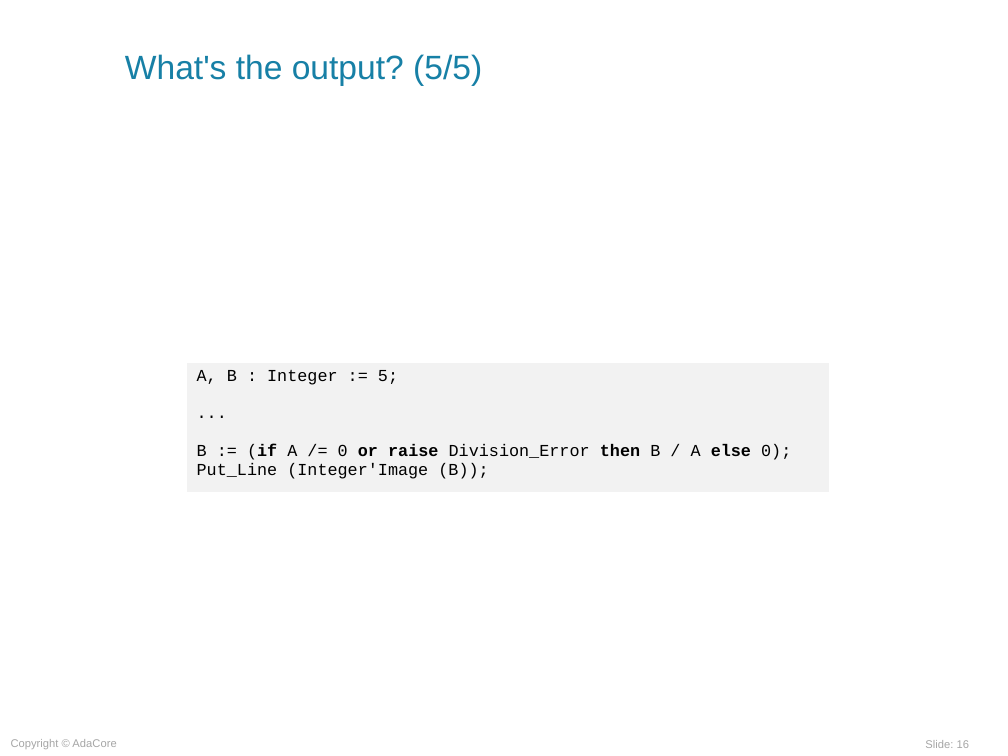
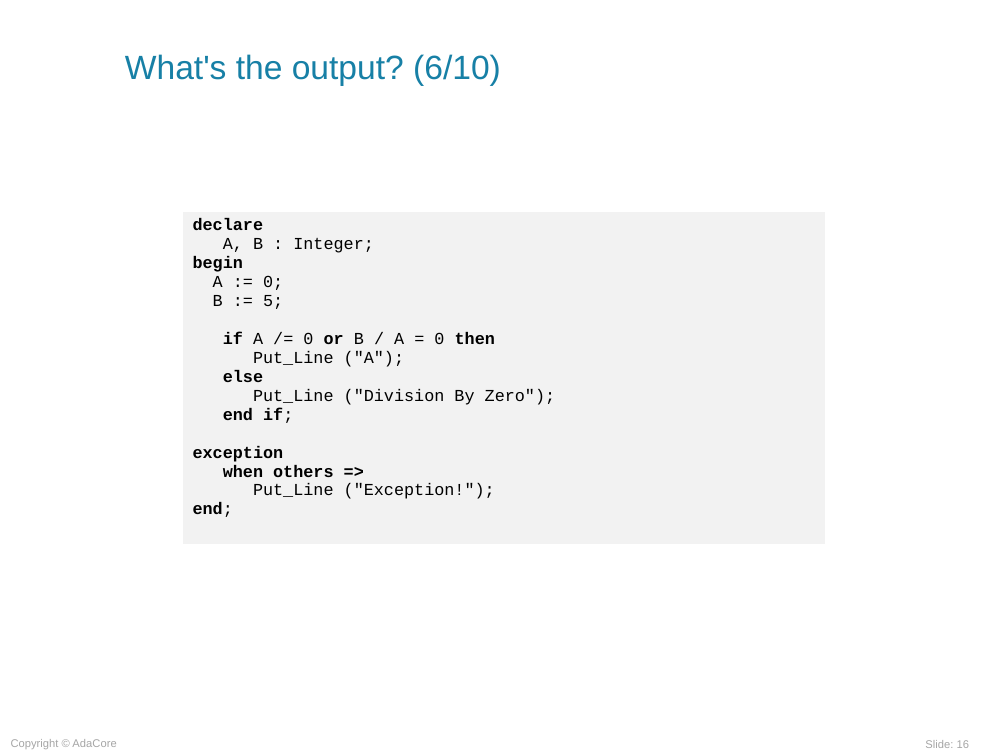
Before and after one commit to AdaCoreU/Courses, a slide deck: slide 16 of lectures/03_Programming_in_the_Large/01_Exceptions/Exceptions.ppt. Drawn at 1008x756 pixels with LibreOffice and Linux fonts; fonts in the diff are those of the drawing; background and template pictures are left out. Boxes give left, top, right and bottom in pixels: in the first picture for what was removed or moved away, otherwise in the second. Text is boxed around its words. In the diff, an @@ line names an element or a change of style, - is before the commit and + after.

Commit message:
further progress in the exception lesson

```diff
--- a/lectures/03_Programming_in_the_Large/01_Exceptions/Exceptions.ppt
+++ b/lectures/03_Programming_in_the_Large/01_Exceptions/Exceptions.ppt
@@ title at [125,54,501,86]: text changed @@
-What's the output? (5/5)
+What's the output? (6/10)
@@ table at [182,212,826,544] @@
@@ row 1, column 1: "A, B : Integer := 5; / ... / B := (if A /= 0 or raise Division_Error then B / A else 0); Put_Line (Integer'Image (B));" to "declare / A, B : Integer; / begin / A := 0; / B := 5; / if A /= 0 or B / A = 0 then / Put_Line ("A"); / else / Put_Line ("Division By Zero"); / end if; / exception / when others => / Put_Line ("Exception!"); / end;" @@
@@ table: place and size @@
-table at [186,362,830,493]
+table at [182,212,826,544]
```
Also in this commit, not shown: 5 other slides changed, 7 slides added, 11 slides removed.
